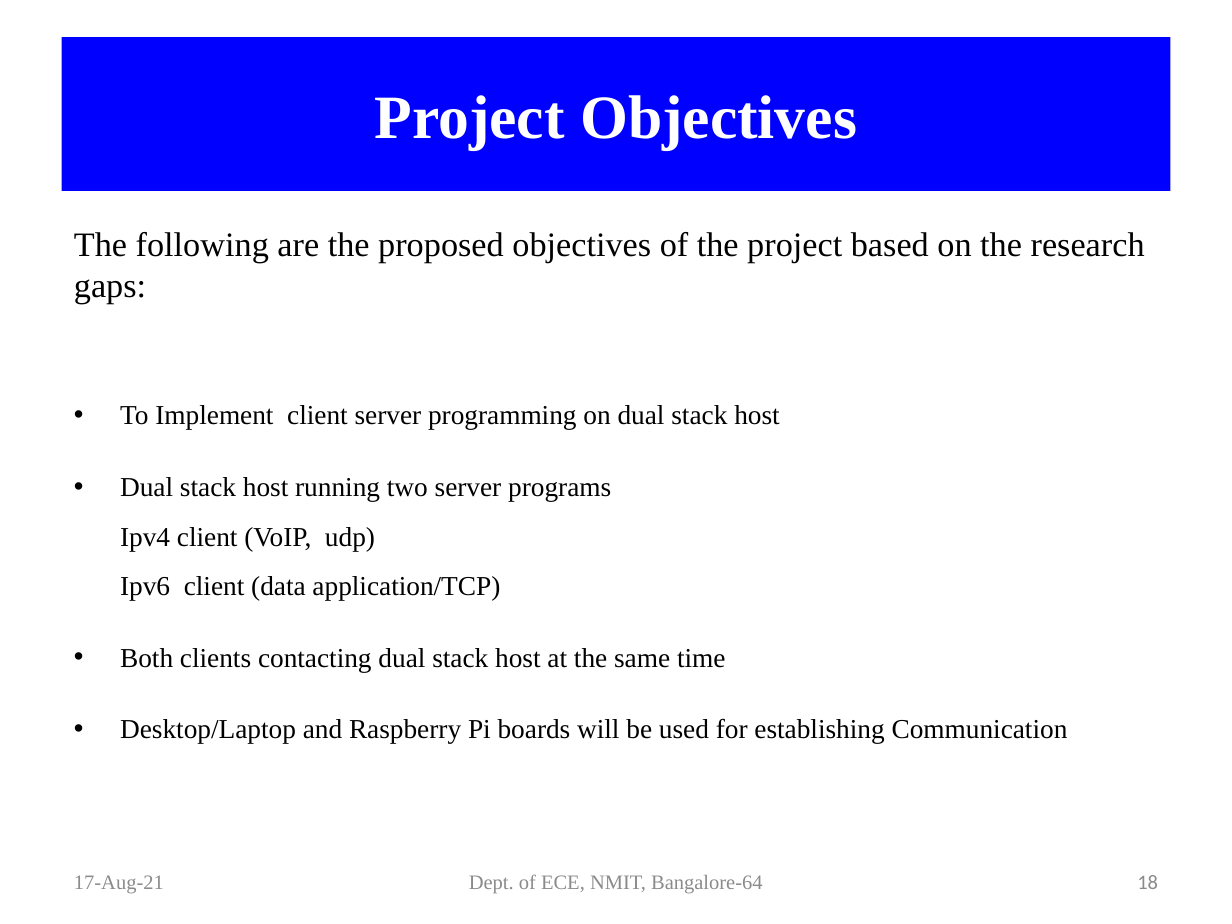
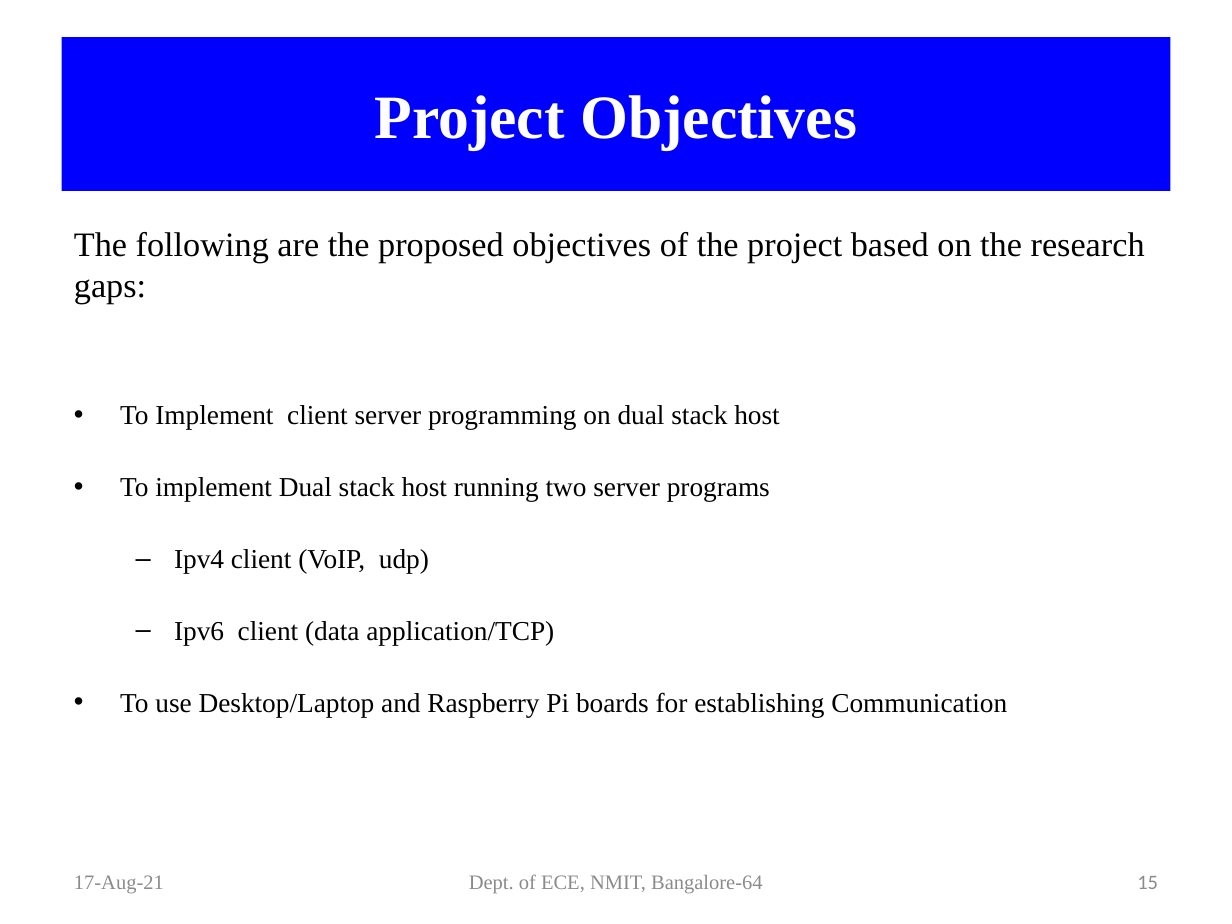
Before and after one commit to Shivakumarbharath/Dual-Stack-Host, a slide deck: slide 15 of Official Documents/Project Batch 16 phase1.pptx (slide 18 before the commit). Drawn at 1232x924 pixels with LibreOffice and Linux fonts; fonts in the diff are those of the drawing. Boxes give left, top, right and bottom in pixels: in the first picture for what was removed or moved away, otherwise in the second. Text is boxed around its words. In the diff, an @@ line names an element or a change of style, - is before the commit and + after.

```diff
--- a/Official Documents/Project Batch 16 phase1.pptx
+++ b/Official Documents/Project Batch 16 phase1.pptx
@@ text at (120, 477, 1007, 717): text changed @@
-• Dual stack host running two server programs
-  Ipv4 client (VoIP, udp)
-  Ipv6 client (data application/TCP)
-• Both clients contacting dual stack host at the same time
-• Desktop/Laptop and Raspberry Pi boards will be used for establishing Communication
+• To implement Dual stack host running two server programs
+  – Ipv4 client (VoIP, udp)
+  – Ipv6 client (data application/TCP)
+• To use Desktop/Laptop and Raspberry Pi boards for establishing Communication
@@ page number at (1137, 876, 1158, 889): text changed @@
-18
+15
```
Also in this commit, not shown: 12 other slides changed, 2 slides removed.
